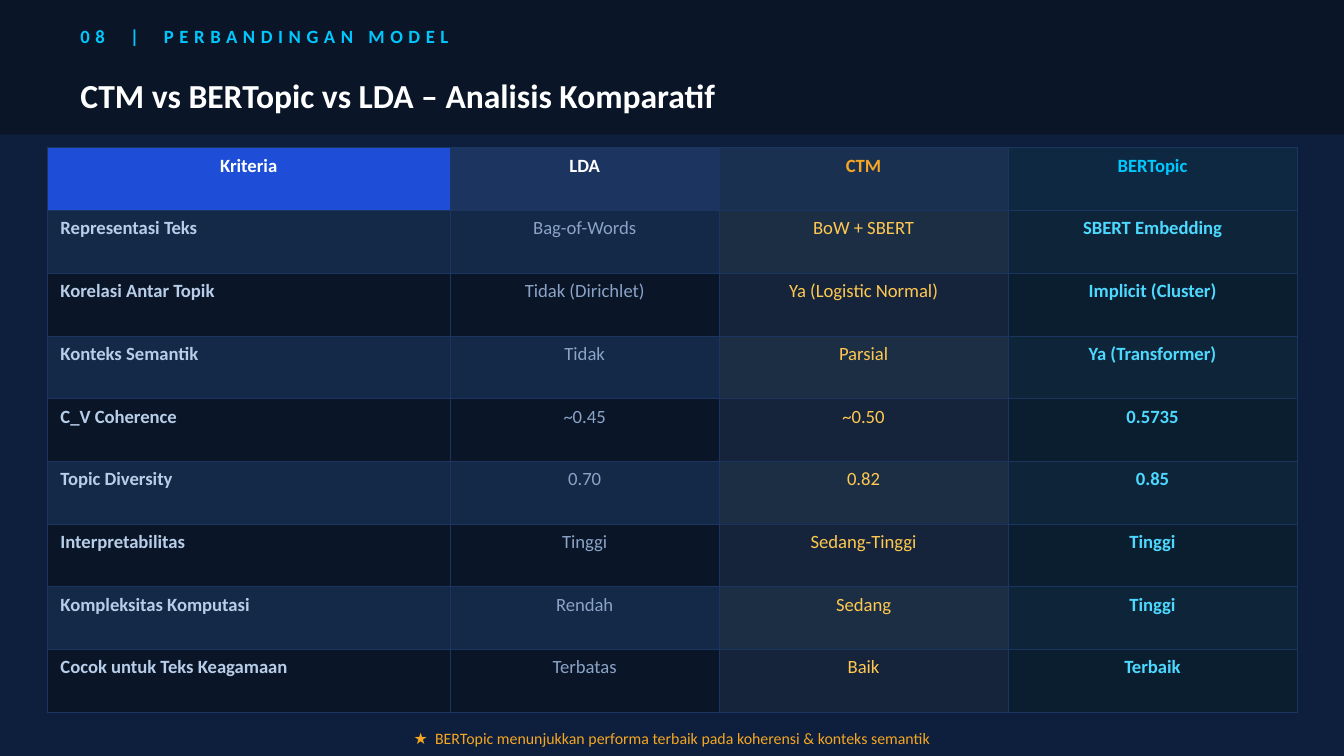
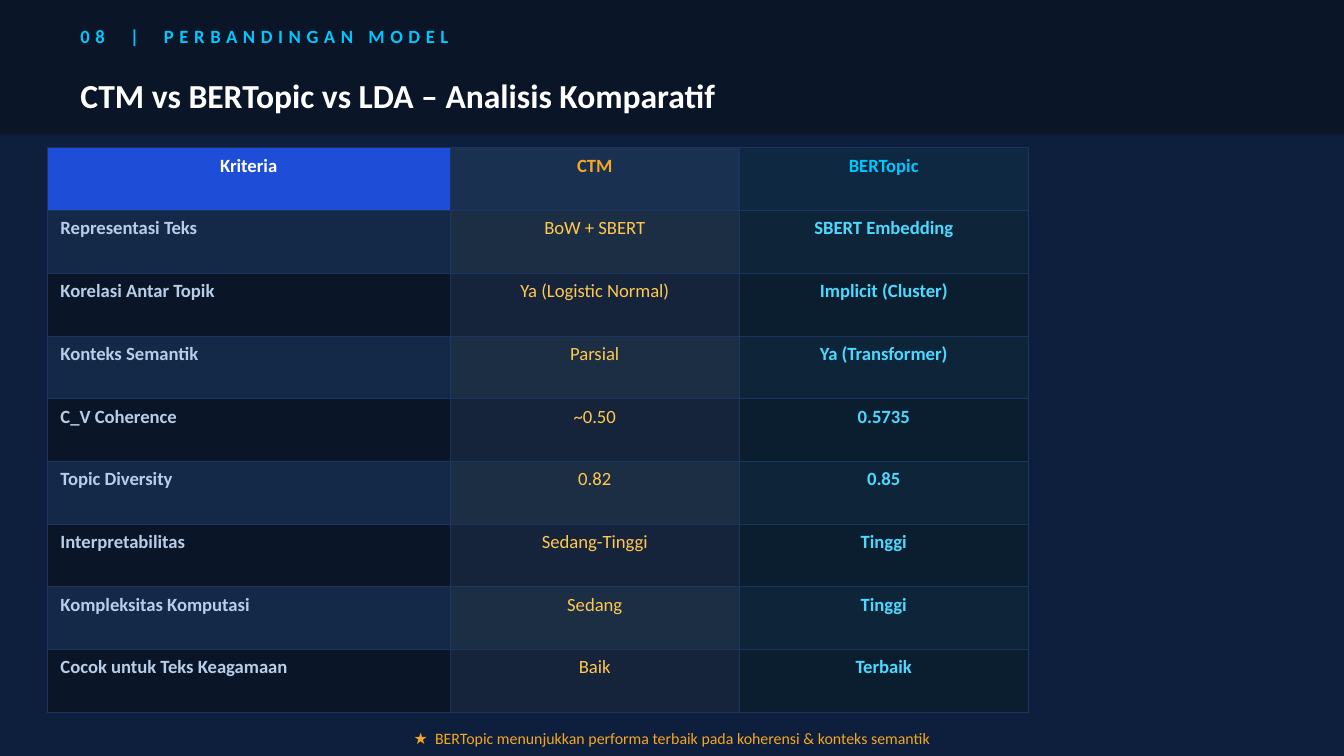
Before and after one commit to ridwan-bvk/karya-ilmiah-master, a slide deck: slide 12 of Sidang_Tesis_Asep_Ridwan_Hidayat.pptx. Drawn at 1344x756 pixels with LibreOffice and Linux fonts; fonts in the diff are those of the drawing. Boxes give left, top, right and bottom in pixels: in the first picture for what was removed or moved away, otherwise in the second. Text is boxed around its words. In the diff, an @@ line names an element or a change of style, - is before the commit and + after.

```diff
--- a/Sidang_Tesis_Asep_Ridwan_Hidayat.pptx
+++ b/Sidang_Tesis_Asep_Ridwan_Hidayat.pptx
@@ table at bbox=[47, 148, 1028, 712] @@
-column 2: LDA | Bag-of-Words | Tidak (Dirichlet) | Tidak | ~0.45 | 0.70 | Tinggi | Rendah | Terbatas
@@ table: place and size @@
-table at bbox=[47, 148, 1297, 712]
+table at bbox=[47, 148, 1028, 712]
```
Also in this commit, not shown: 3 other slides changed, 3 other files.
